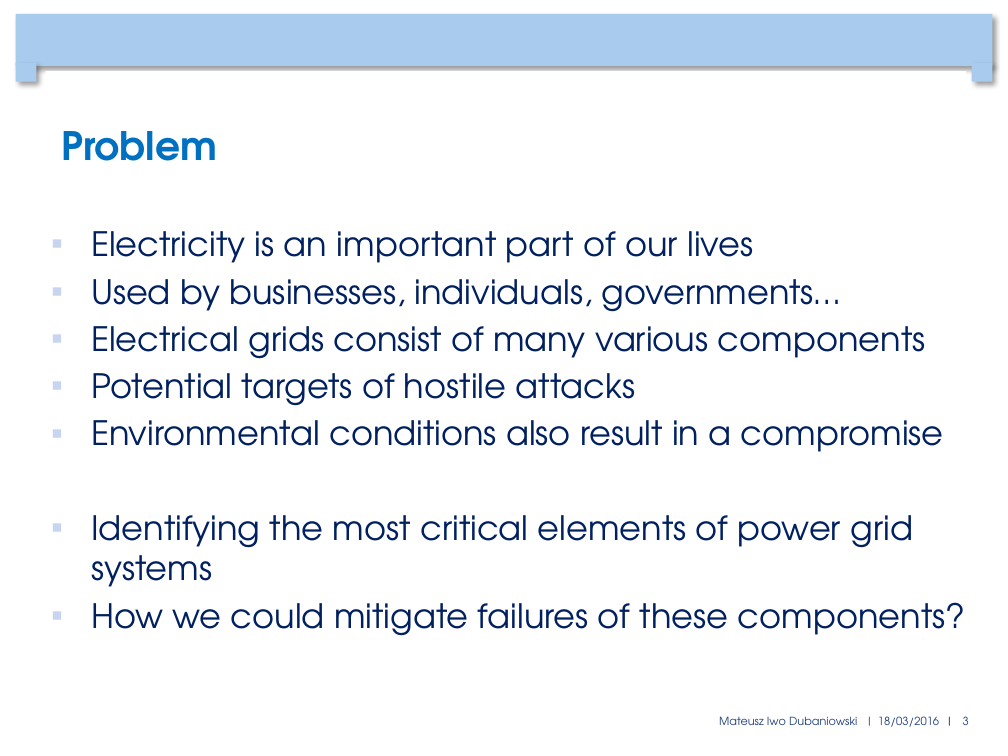
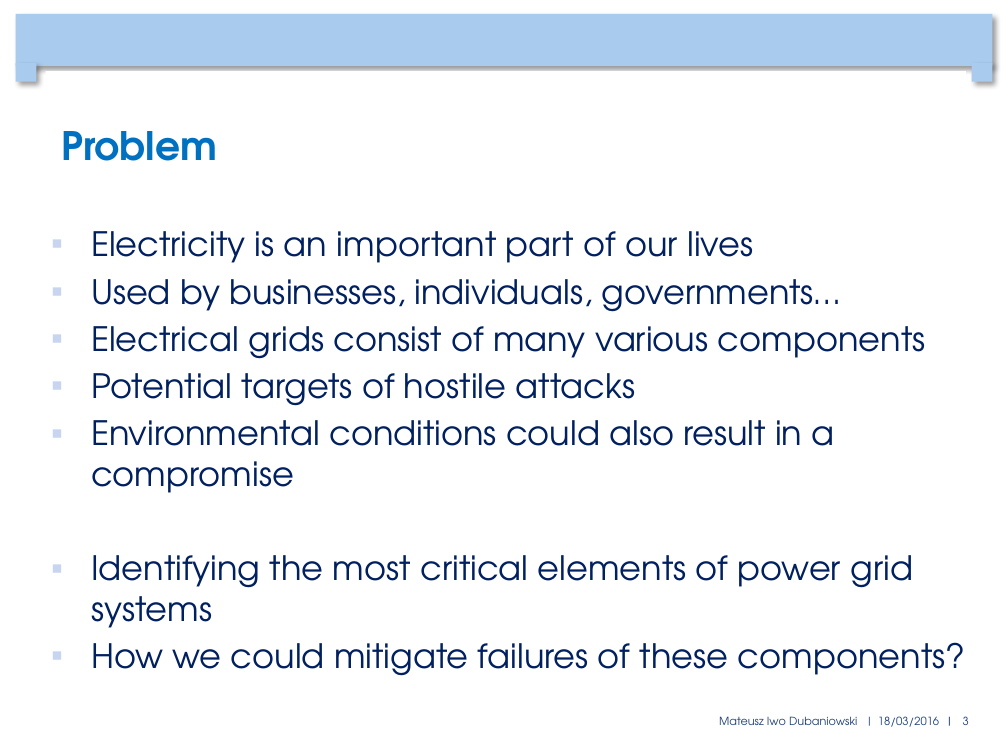
Before and after one commit to mduban/CNProject, a slide deck: slide 3 of FinalPresentation.pptx. Drawn at 1008x756 pixels with LibreOffice and Linux fonts; fonts in the diff are those of the drawing; background and template pictures are left out. Boxes give left, top, right and bottom in pixels: in the first picture for what was removed or moved away, otherwise in the second. Text is boxed around its words. In the diff, an @@ line names an element or a change of style, - is before the commit and + after.

Commit message:
Presentation completed. Final version.

```diff
--- a/FinalPresentation.pptx
+++ b/FinalPresentation.pptx
@@ text at (x1=91, y1=420, x2=835, y2=493): text changed @@
-▪ Environmental conditions also result in a compromise
+▪ Environmental conditions could also result in a compromise
```
Also in this commit, not shown: 1 other slide changed.
